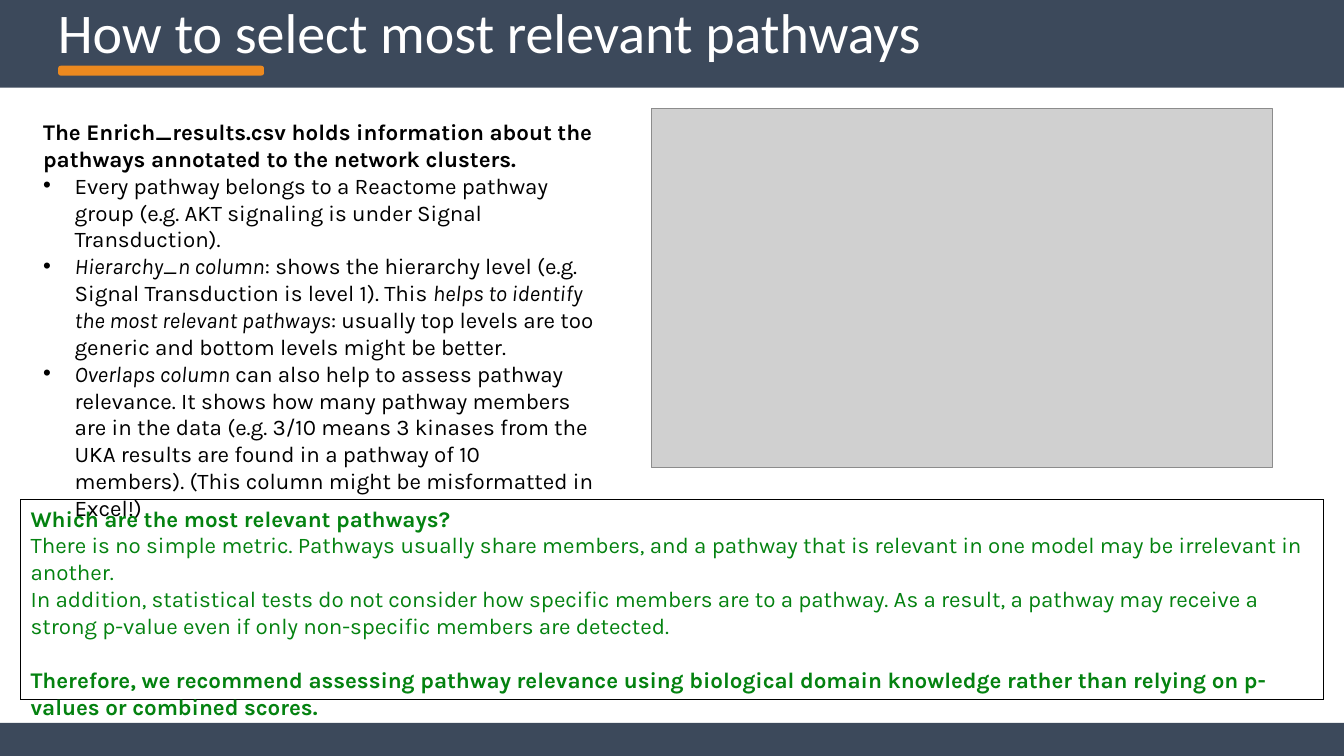
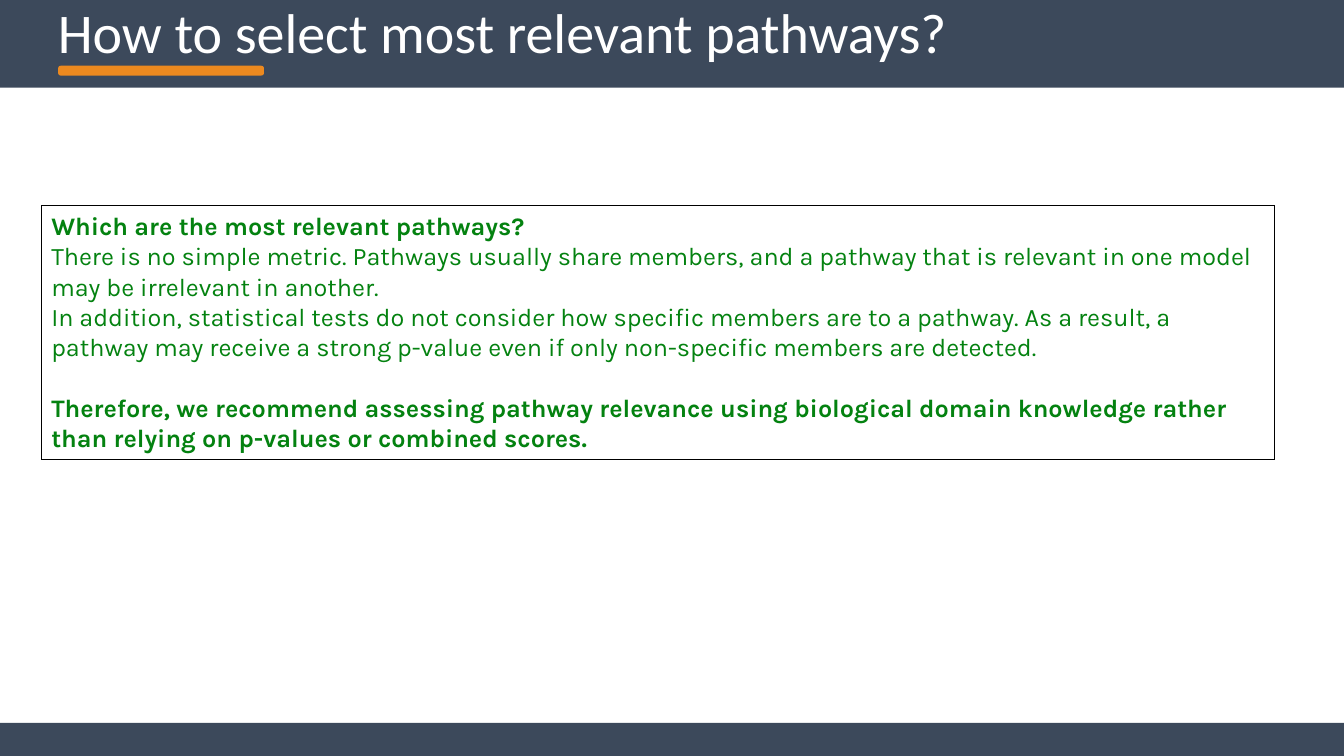
Before and after one commit to pamgene/Network_generation, a slide deck: slide 5 of UKA_networks_interpretation_guide.pptx (slide 4 before the commit). Drawn at 1344x756 pixels with LibreOffice and Linux fonts; fonts in the diff are those of the drawing; grey boxes stand for pictures; background and template pictures are left out. Boxes give left, top, right and bottom in pixels: in the first picture for what was removed or moved away, otherwise in the second. Text is boxed around its words. In the diff, an @@ line names an element or a change of style, - is before the commit and + after.

```diff
--- a/UKA_networks_interpretation_guide.pptx
+++ b/UKA_networks_interpretation_guide.pptx
@@ text at bbox=[58, 14, 946, 66]: text changed @@
-How to select most relevant pathways
+How to select most relevant pathways?
@@ picture removed at bbox=[651, 109, 1272, 468] @@
@@ text removed at bbox=[43, 124, 593, 490] @@
-The Enrich_results.csv holds information about the pathways annotated to the network clusters.
-• Every pathway belongs to a Reactome pathway group (e.g. AKT signaling is under Signal Transduction).
-• Hierarchy_n column: shows the hierarchy level (e.g. Signal Transduction is level 1). This helps to identify the most relevant pathways: usually top levels are too generic and bottom levels might be better.
-• Overlaps column can also help to assess pathway relevance. It shows how many pathway members are in the data (e.g. 3/10 means 3 kinases from the UKA results are found in a pathway of 10 members). (This column might be misformatted in Excel!)
@@ rectangle "Which are the most relevant ...": place and size @@
-rectangle "Which are the most relevant ..." at bbox=[21, 500, 1324, 701]
+rectangle "Which are the most relevant ..." at bbox=[41, 206, 1274, 460]
@@ rectangle "Which are the most relevant ..." at bbox=[41, 206, 1274, 460]: size 16 to 18 pt @@
```
Also in this commit, not shown: 4 other slides changed, 1 slide added, 10 other files.
